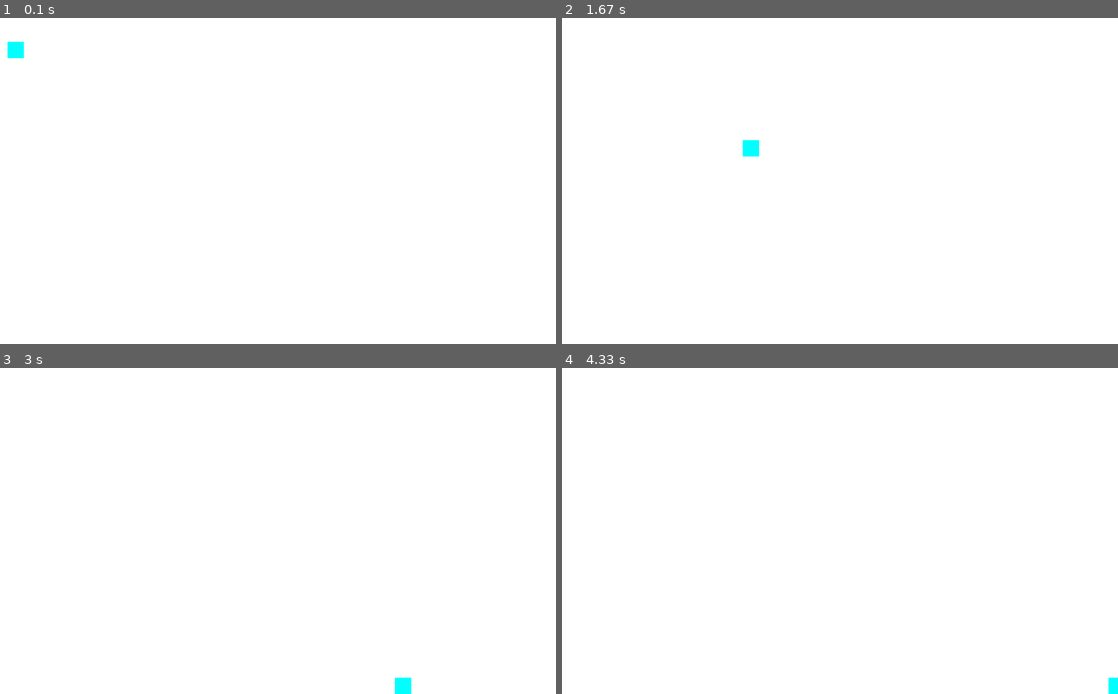
Above: before the commit, frames 1-4 (two rows, left to right).
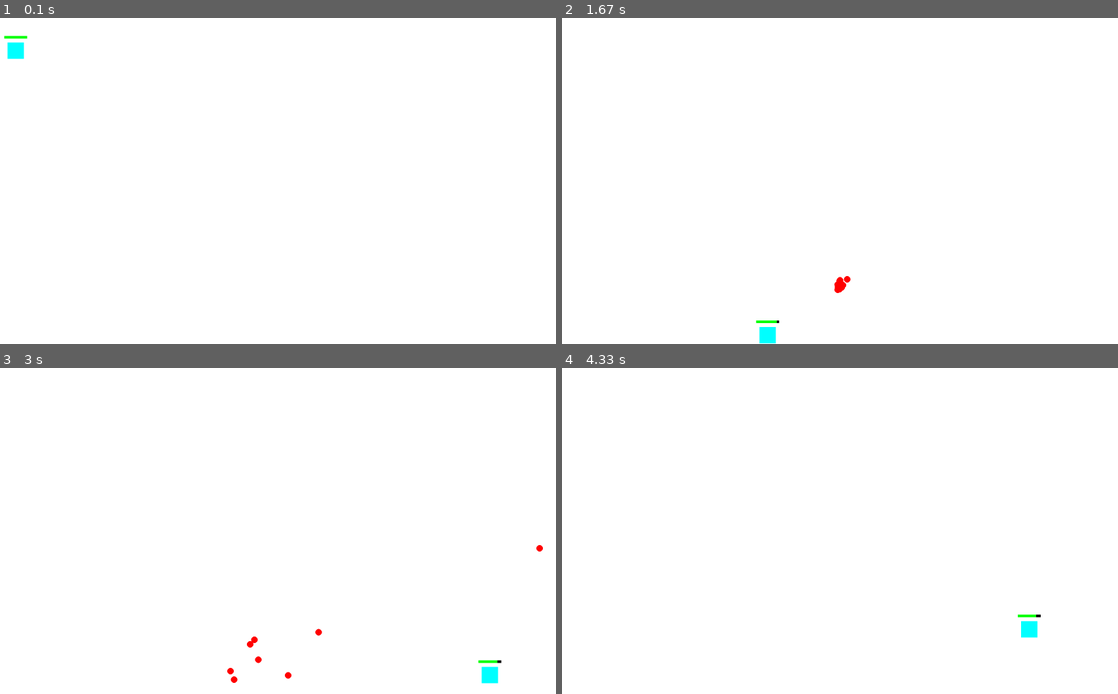
Above: after the commit, the same moments.

Repository: Larionov0/ArtemBLessons
Game: pygame game, started from pyGameMy/1.py
The game is run twice, just before and just after one commit, with the same random seed, the same clock (stepped at 60 frames per second) and the same inputs.
Inputs (mouse positions are in pixels of both pictures, inside the frame that each line leads up to):
- Up to frame 1 (0.1 s): no input
- Up to frame 2 (1.67 s): tap Space at 0.33, 1.07, 1.37, 1.57 s; click (801, 194) at 0.72 s; hold D 1-1.47 s; hold W from 1.5 s (still down)
- Up to frame 3 (3 s): release W at 1.8 s; hold D 1.83-2.3 s; tap Space at 1.9, 2.2, 2.4, 2.7, 2.97 s; hold A 2.33-2.87 s; hold S from 2.9 s (still down)
- Up to frame 4 (4.33 s): release S at 3.2 s; hold A 3.23-3.63 s; tap Space at 3.3, 3.6, 3.73, 4.13 s; hold W 3.67-4.03 s; hold D from 4.07 s (still down)

The runs differ from the first frame. In frame 1, less than 0.1% of the frame differs, in the area x 0-5%, y 5-13%; in frame 2, 0.4%; in frame 3, 0.5%, in the area x 40-98%, y 54-100%; in frame 4, 0.3%.

Commit message:
Game: Jetpack + friction_force + bullets + subbulets

Diff:
--- a/pyGameMy/1.py
+++ b/pyGameMy/1.py
@@ -1,10 +1,14 @@
 import pygame
+import time
 from pyGameMy.colors import *
+import random
 
 pygame.init()
 
 SCREEN_WIDTH = 1800
 SCREEN_HEIGHT = 1000
+
+DRAW_VELOCITY = False
 
 
 class Vector:
@@ -33,10 +37,15 @@
     def __eq__(self, other):
         return self.x == other.x and self.y == other.y
 
+    def __neg__(self):  # -self
+        return Vector(-self.x, -self.y)
+
     def length(self):
         return (self.x ** 2 + self.y ** 2) ** 0.5
 
     def normalize(self):
+        if self.length() == 0:
+            return Vector(0, 0)
         return self / self.length()
 
     def to_tuple(self):
@@ -57,6 +66,12 @@
 
 # v = Vector.create_vector_from_points(Vector(1, 1), Vector(10, 10))
 # print(v)
+
+
+def bar(current_value, max_value, width, height, color, background_color, surface, start_coords):
+    pygame.draw.rect(surface, background_color, (start_coords[0], start_coords[1], width, height))  # Фонова полоска
+    filled_width = (current_value / max_value) * width  # Обчислення ширини заповненої частини
+    pygame.draw.rect(surface, color, (start_coords[0], start_coords[1], filled_width, height))  # Заповнена полоска
 
 
 class GameObject:
@@ -68,63 +83,175 @@
         self.mass = mass
         self.velocity = velocity
         self.acceleration = acceleration
+        self.is_alive = True
+
+    def get_center(self):
+        return Vector(self.coords.x + self.width / 2, self.coords.y + self.height / 2)
 
     def draw(self, screen):
         pygame.draw.rect(screen, self.color, (self.coords.x, self.coords.y, self.width, self.height))
+        if DRAW_VELOCITY:
+            center = self.get_center()
+            pygame.draw.line(screen, RED, center.to_tuple(), (center + self.velocity).to_tuple(), 3)
 
     def update(self, tdelta):
-        self.acceleration = Vector(0, 10)
+        self.acceleration = Vector(0, 20)
         self.velocity += self.acceleration
 
         self.coords += self.velocity * tdelta
 
-        if self.coords.y > SCREEN_HEIGHT - self.height:
+        if self.is_on_surface():
             self.coords.y = SCREEN_HEIGHT - self.height
             self.velocity.y = 0
 
+            friction_force = self.get_friction_force()
+            if friction_force.length() > self.velocity.length():
+                self.velocity = Vector(0, 0)
+            else:
+                self.velocity += friction_force
+
+        if self.velocity.length() < 1:
+            self.velocity = Vector(0, 0)
+
+    def get_friction_force(self, k=0.1):
+        if self.velocity.length() == 0:
+            return Vector(0, 0)
+        return -self.velocity.normalize() * k * self.mass * 10
+
+    def is_on_surface(self):
+        return self.coords.y >= SCREEN_HEIGHT - self.height
+
+    def die(self):
+        self.is_alive = False
+
+
+class Bullet(GameObject):
+    def __init__(self, coords, width, height, color, mass, velocity, game_objects, does_have_sub_bullets=False):
+        super().__init__(coords, width, height, color, mass, velocity)
+        self.game_objects = game_objects
+        self.does_have_sub_bullets = does_have_sub_bullets
+
+    def update(self, tdelta):
+        super().update(tdelta)
+        if self.is_on_surface():
+            self.velocity = Vector(0, 0)
+            self.boom()
+
+    def draw(self, screen):
+        pygame.draw.circle(screen, self.color, self.get_center().to_tuple(), self.width)
+
+    def boom(self):
+        for obj in self.game_objects:
+            if obj != self:
+                if (self.get_center() - obj.get_center()).length() < 1000:
+                    d = obj.get_center() - self.get_center()
+                    obj.velocity += d.normalize() * 1000 * (50/d.length())**(1.5)
+        self.die()
+        if self.does_have_sub_bullets:
+            for _ in range(10):
+                new_bullet = Bullet(self.get_center() + Vector(0, -50), 10, 10, RED, 1, Vector(random.randint(-100, 100), random.randint(-1000, -800)), self.game_objects)
+                self.game_objects.append(new_bullet)
+
 
 class Mech(GameObject):
-    def __init__(self, coords, width, height, color, speed, mass=1):
+    def __init__(self, coords, width, height, color, speed, mass=1, fuel=100, fuel_consumption=0.8, fuel_recovery=0.5):
         super().__init__(coords, width, height, color, mass)
         self.speed = speed
-
-    def move(self, direction):
-        self.velocity += direction * self.speed
+        self.fuel = fuel
+        self.max_fuel = fuel
+        self.fuel_consumption = fuel_consumption
+        self.fuel_recovery = fuel_recovery
+
+    def move(self, direction, speed):
+        self.velocity += direction * speed
+
+    def fly(self):
+        if self.fuel > 0:
+            self.fuel -= self.fuel_consumption
+            self.move(Vector(0, -1), self.speed / 2)
+
+    def update(self, tdelta):
+        super().update(tdelta)
+        if self.is_on_surface():
+            if self.fuel < self.max_fuel:
+                self.fuel += self.fuel_recovery
+
+    def draw(self, screen):
+        super().draw(screen)
+        bar(self.fuel, self.max_fuel, self.width + 20, 8, GREEN, BLACK, screen, (self.coords.x-10, self.coords.y - 20))
+
+    def shoot(self, game_objects, pos):
+        bullet = Bullet(self.get_center(), 10, 10, RED, 1, Vector.create_vector_from_points(self.get_center(), pos).normalize() * 1000, game_objects, True)
+        game_objects.append(bullet)
 
 
 class Player(Mech):
-    def __init__(self, coords, width, height, color, speed, mass):
-        super().__init__(coords, width, height, color, speed)
+    def __init__(self, coords, width, height, color, speed, mass, jump_speed=500):
+        super().__init__(coords, width, height, color, speed, mass)
+        self.jump_speed = jump_speed
+
+    def jump(self):
+        if self.is_on_surface():
+            self.velocity += Vector(0, -self.jump_speed)
+
+    def player_update(self, pressed):
+        if self.is_on_surface():
+            speed = self.speed
+            is_flying = False
+        else:
+            speed = self.speed / 6
+            is_flying = True
+
+        if pressed[pygame.K_w]:
+            self.move(Vector(0, -1), speed)
+        if pressed[pygame.K_s]:
+            self.move(Vector(0, 1), speed)
+        if pressed[pygame.K_a]:
+            self.move(Vector(-1, 0), speed)
+        if pressed[pygame.K_d]:
+            self.move(Vector(1, 0), speed)
+
+        if pressed[pygame.K_SPACE] and is_flying:
+            self.fly()
 
 
 class Game:
     def __init__(self):
         self.screen = pygame.display.set_mode((SCREEN_WIDTH, SCREEN_HEIGHT))
         self.clock = pygame.time.Clock()
-        self.player = Player(Vector(100, 100), 50, 50, CYAN, 5, 1)
+        self.player = Player(Vector(100, 100), 50, 50, CYAN, 60, 25)
         self.player.velocity = Vector(300, -330)
+
+        self.game_objects = [self.player]
+
+    @property
+    def alive_game_objects(self):
+        return [obj for obj in self.game_objects if obj.is_alive]
 
     def run(self):
         while True:
             self.screen.fill(WHITE)
-            self.player.draw(self.screen)
+            for obj in self.alive_game_objects:
+                obj.draw(self.screen)
             pygame.display.flip()
 
             for event in pygame.event.get():
                 if event.type == pygame.QUIT:
                     exit()
 
-            keys = pygame.key.get_pressed()
-            if keys[pygame.K_w]:
-                self.player.move(Vector(0, -1))
-            if keys[pygame.K_s]:
-                self.player.move(Vector(0, 1))
-            if keys[pygame.K_a]:
-                self.player.move(Vector(-1, 0))
-            if keys[pygame.K_d]:
-                self.player.move(Vector(1, 0))
-
-            self.player.update(1 / 60)
+                if event.type == pygame.KEYDOWN:
+                    if event.key == pygame.K_SPACE:
+                        self.player.jump()
+
+                elif event.type == pygame.MOUSEBUTTONDOWN:
+                    if event.button == 1:
+                        self.player.shoot(self.game_objects, Vector(*event.pos))
+
+            self.player.player_update(pygame.key.get_pressed())
+
+            time_delta = 1/60
+            for obj in self.alive_game_objects:
+                obj.update(time_delta)
 
             self.clock.tick(60)
 
